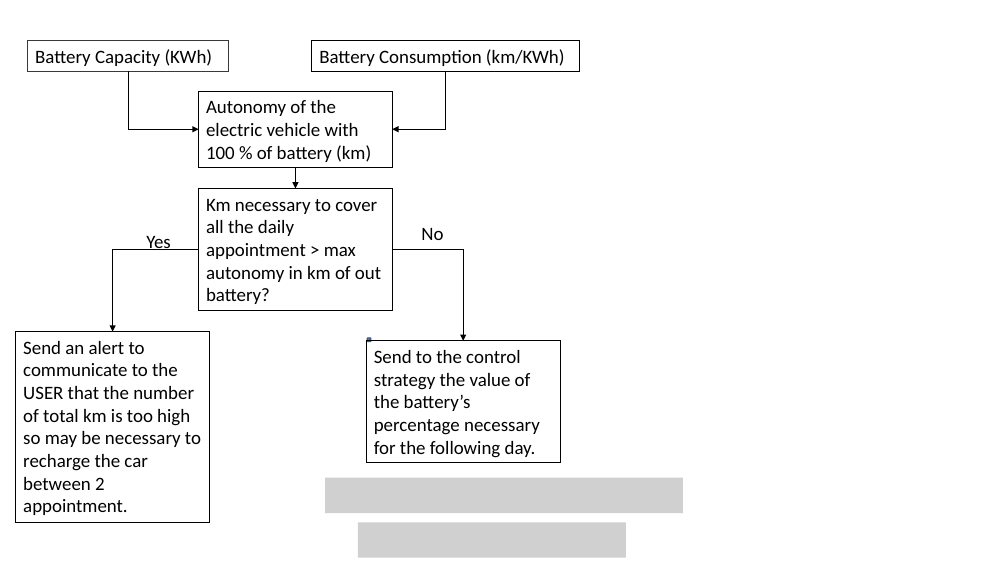
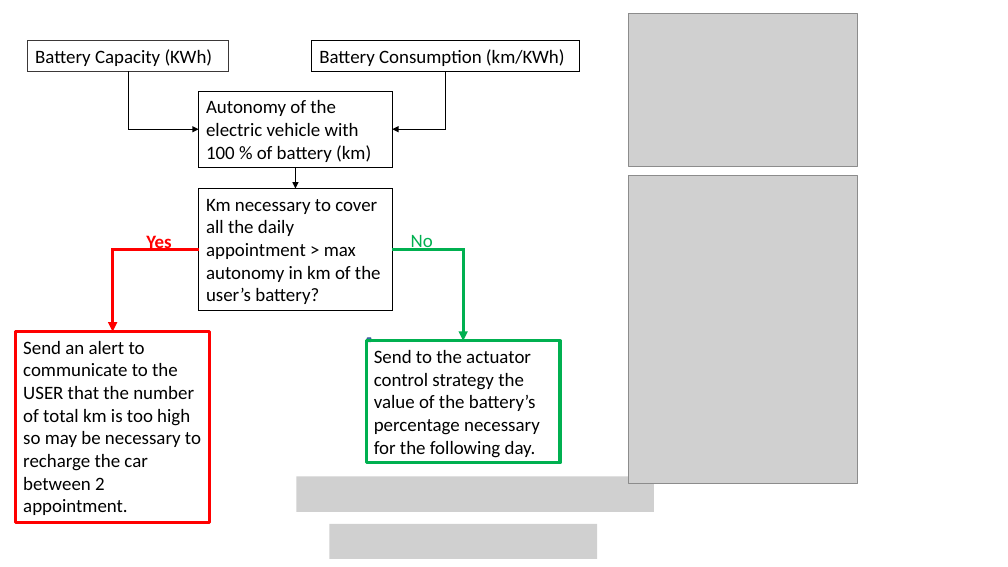
Before and after one commit to annageraci/Battery_Charger_Smart, a slide deck: slide 4 of Materiale Extra/Use Case Diagram.pptx. Drawn at 1008x567 pixels with LibreOffice and Linux fonts; fonts in the diff are those of the drawing; grey boxes stand for pictures. Boxes give left, top, right and bottom in pixels: in the first picture for what was removed or moved away, otherwise in the second. Text is boxed around its words. In the diff, an @@ line names an element or a change of style, - is before the commit and + after.

```diff
--- a/Materiale Extra/Use Case Diagram.pptx
+++ b/Materiale Extra/Use Case Diagram.pptx
@@ picture added at (x1=629, y1=14, x2=858, y2=166) @@
@@ picture added at (x1=629, y1=175, x2=858, y2=483) @@
@@ text in rectangle at (x1=206, y1=199, x2=381, y2=304): text changed @@
-Km necessary to cover all the daily appointment > max autonomy in km of out battery?
+Km necessary to cover all the daily appointment > max autonomy in km of the user’s battery?
@@ text "Yes" at (x1=146, y1=235, x2=171, y2=251): text colour #000000 to #FF0000, bold on @@
@@ text "No" moved from (x1=421, y1=228, x2=443, y2=240) to (x1=411, y1=235, x2=433, y2=251) @@
@@ text "No" at (x1=411, y1=235, x2=433, y2=251): text colour #000000 to #00B050 @@
@@ elbow arrow (199, 250) - (113, 332): stroke #000000 0.5 pt to #FF0000 3 pt @@
@@ elbow arrow (392, 250) - (464, 341): stroke #000000 0.5 pt to #00B050 3 pt @@
@@ rectangle "Send an alert to communicate ..." at (x1=16, y1=332, x2=209, y2=523): outline #000000 0.75 pt to #FF0000 3 pt @@
@@ rectangle "Send to the actuator control ..." at (x1=367, y1=341, x2=560, y2=464): outline #000000 0.75 pt to #00B050 3 pt @@
@@ text in rectangle at (x1=374, y1=350, x2=540, y2=458): text changed @@
-Send to the control strategy the value of the battery’s percentage necessary for the following day.
+Send to the actuator control strategy the value of the battery’s percentage necessary for the following day.
@@ picture moved from (x1=325, y1=478, x2=683, y2=513) to (x1=296, y1=476, x2=654, y2=512) @@
@@ picture moved from (x1=358, y1=523, x2=625, y2=557) to (x1=330, y1=524, x2=597, y2=559) @@
```
Also in this commit, not shown: 1 other slide changed, 2 other files.
